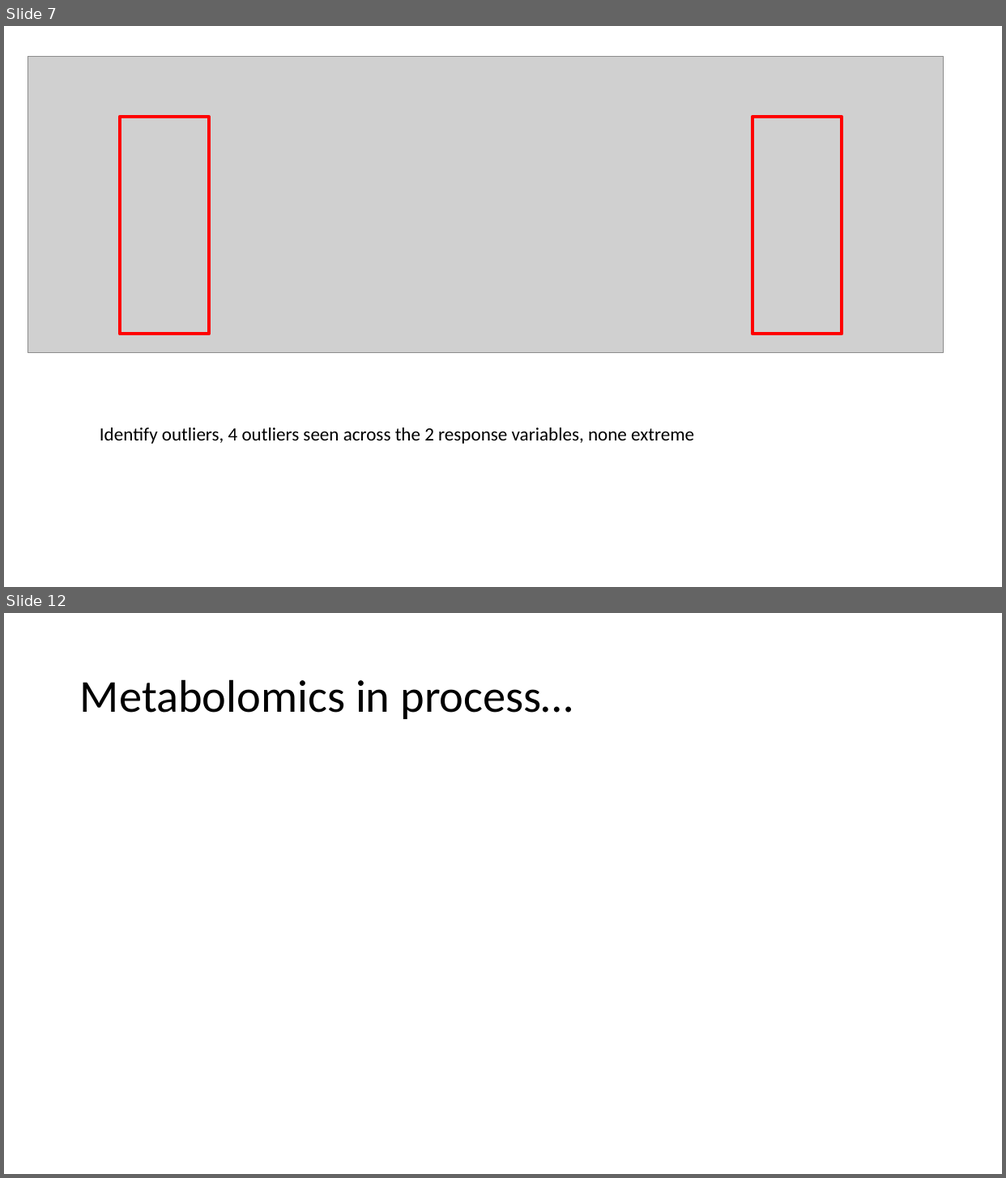
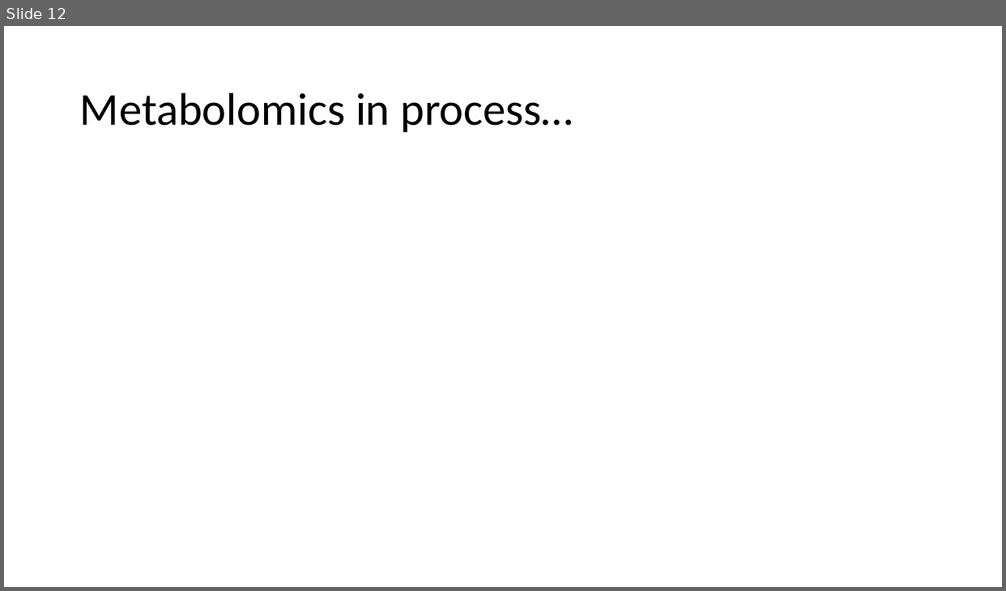
Before and after one commit to amphibian-exeff/vanmeter_salamander_exposures, a slide deck: pptx/rvm_salamander_gsh_analyses.pptx. Shown one above the other, each under a label of ours: slides 7 and 12 before the commit, slide 12 after it; the slides between them are not shown. The pictures are 1006x1178 and 1006x591 pixels, drawn with LibreOffice and Linux fonts; fonts in the diff are those of the drawing; grey boxes stand for pictures. Boxes give left, top, right and bottom in pixels: in the first picture for what was removed or moved away, otherwise in the second. Text is boxed around its words. In the diff, an @@ line names an element or a change of style, - is before the commit and + after.

```diff
--- a/pptx/rvm_salamander_gsh_analyses.pptx
+++ b/pptx/rvm_salamander_gsh_analyses.pptx
@@ slide 7 removed at [4,26,1002,587], background #FFFFFF @@
@@ picture removed at [28,57,944,352] @@
@@ rectangle removed at [120,117,209,335] @@
@@ rectangle removed at [752,117,842,335] @@
@@ text removed at [100,428,694,444] @@
-Identify outliers, 4 outliers seen across the 2 response variables, none extreme
```
Also in this commit, not shown: 5 slides changed, 5 slides added, 4 other slides removed, 6 other files.
